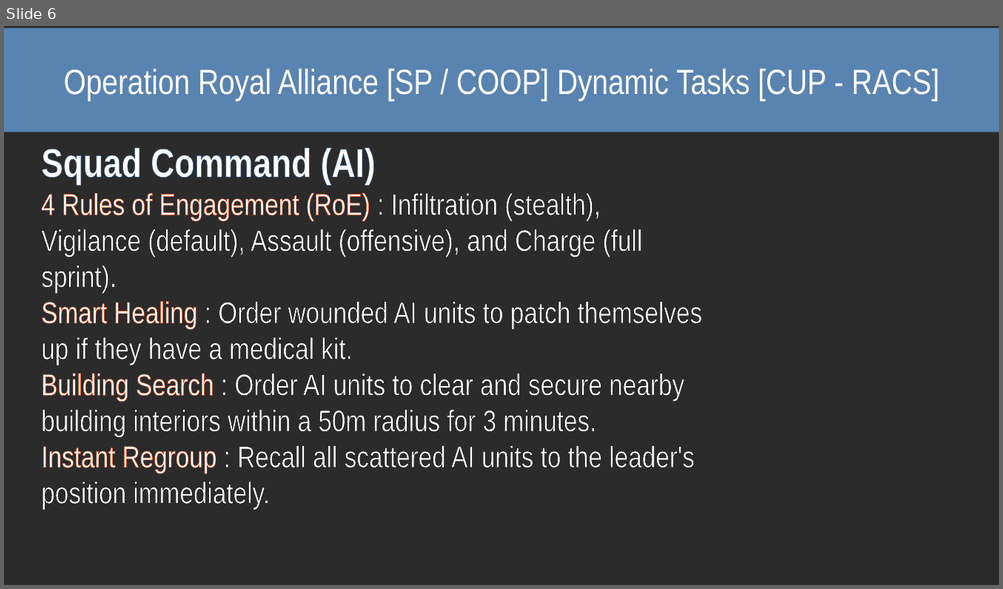
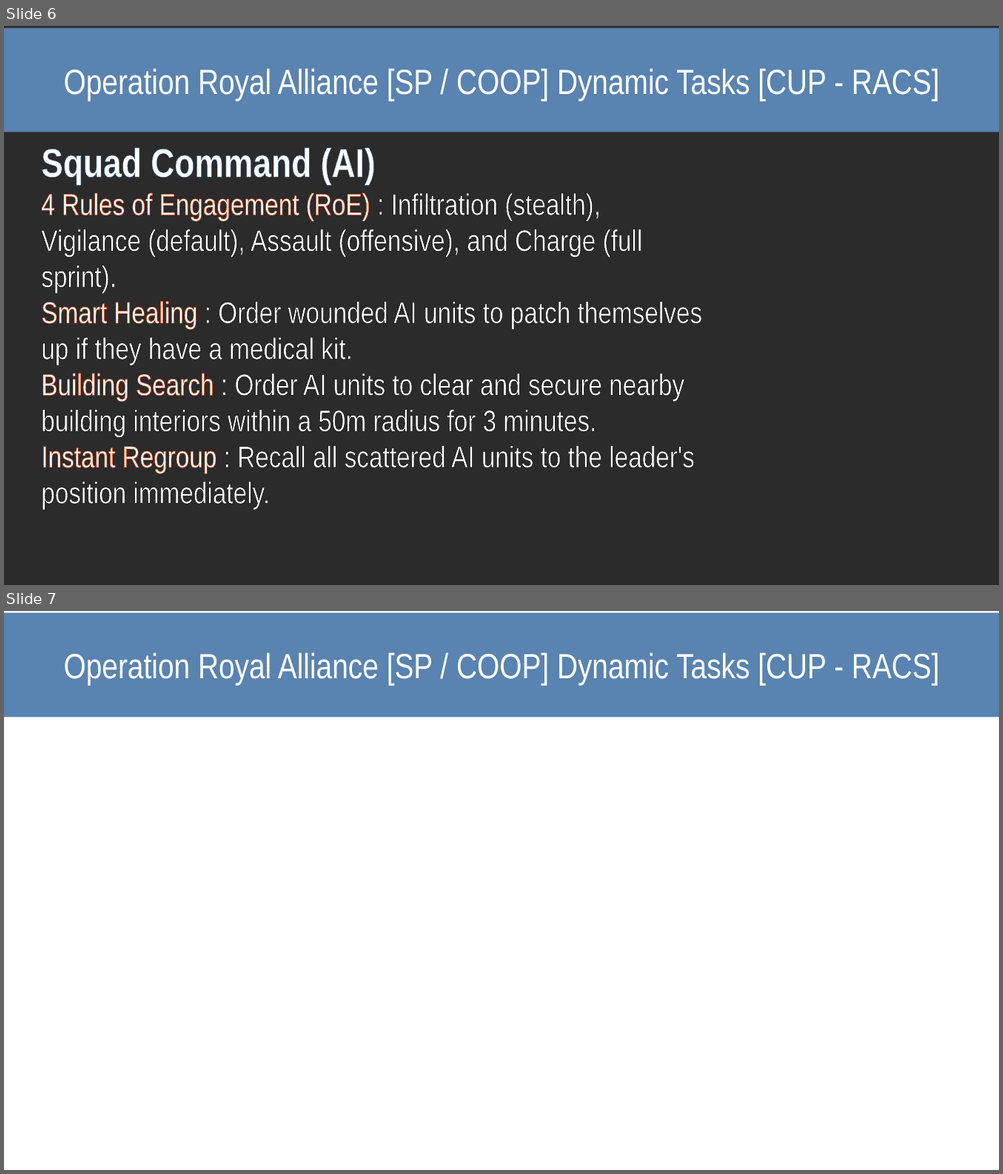
Before and after one commit to la404family/Unstable, a slide deck: branding/Sans nom 1.odp. Shown one above the other, each under a label of ours: slide 6 before the commit, slides 6 and 7 after it. The pictures are 1003x589 and 1003x1174 pixels, drawn with LibreOffice and Linux fonts; fonts in the diff are those of the drawing; background and template pictures are left out; a plain dark background stands for a picture behind light text. Boxes give left, top, right and bottom in pixels: in the first picture for what was removed or moved away, otherwise in the second. Text is boxed around its words. In the diff, an @@ line names an element or a change of style, - is before the commit and + after.

```diff
--- a/branding/Sans nom 1.odp
+++ b/branding/Sans nom 1.odp
@@ slide 7 added at bbox=[4, 611, 999, 1170], background picture (left out) @@
@@ rectangle added at bbox=[4, 612, 999, 718], fill #5983B0, 28 pt, text #FFFFFF @@
+Operation Royal Alliance [SP / COOP] Dynamic Tasks [CUP - RACS]
```
Also in this commit, not shown: 6 other files.
